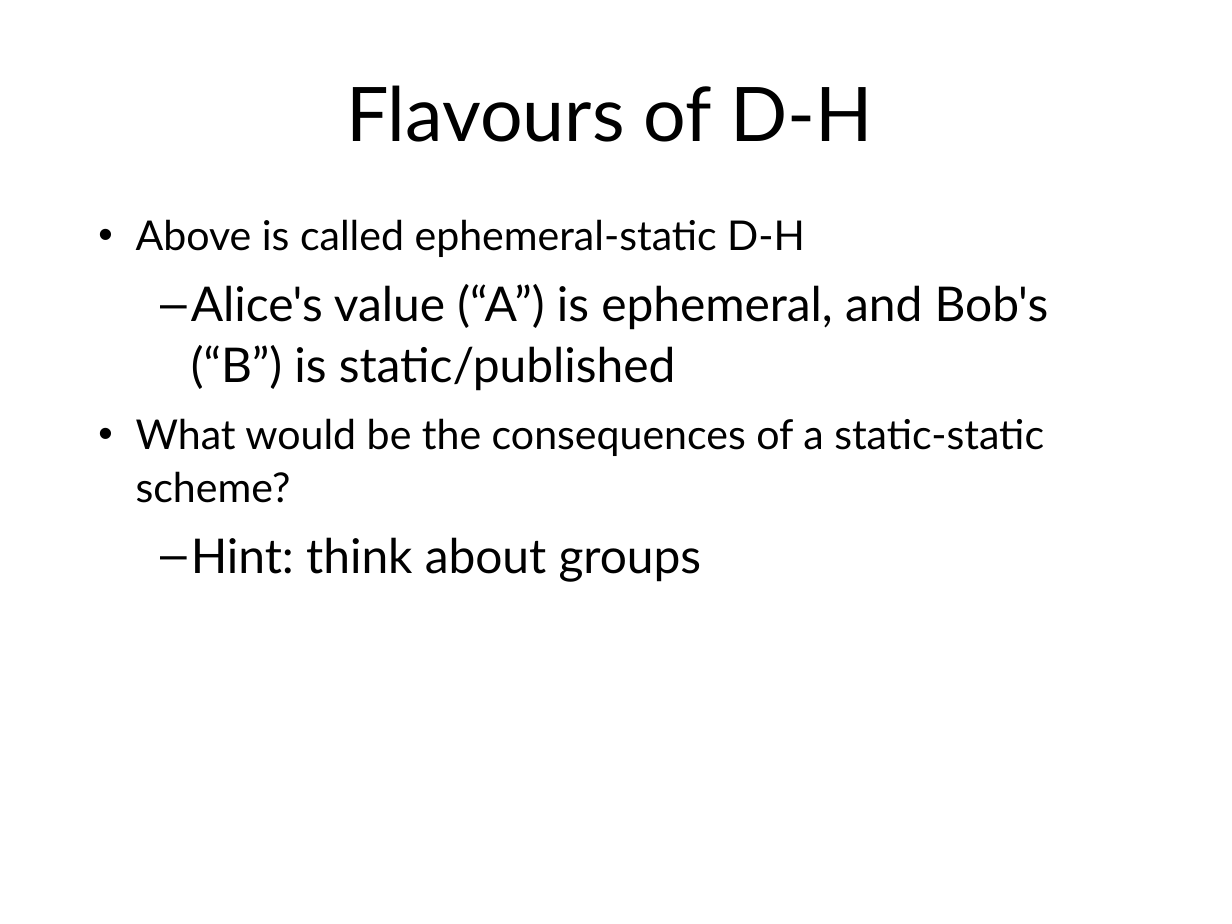
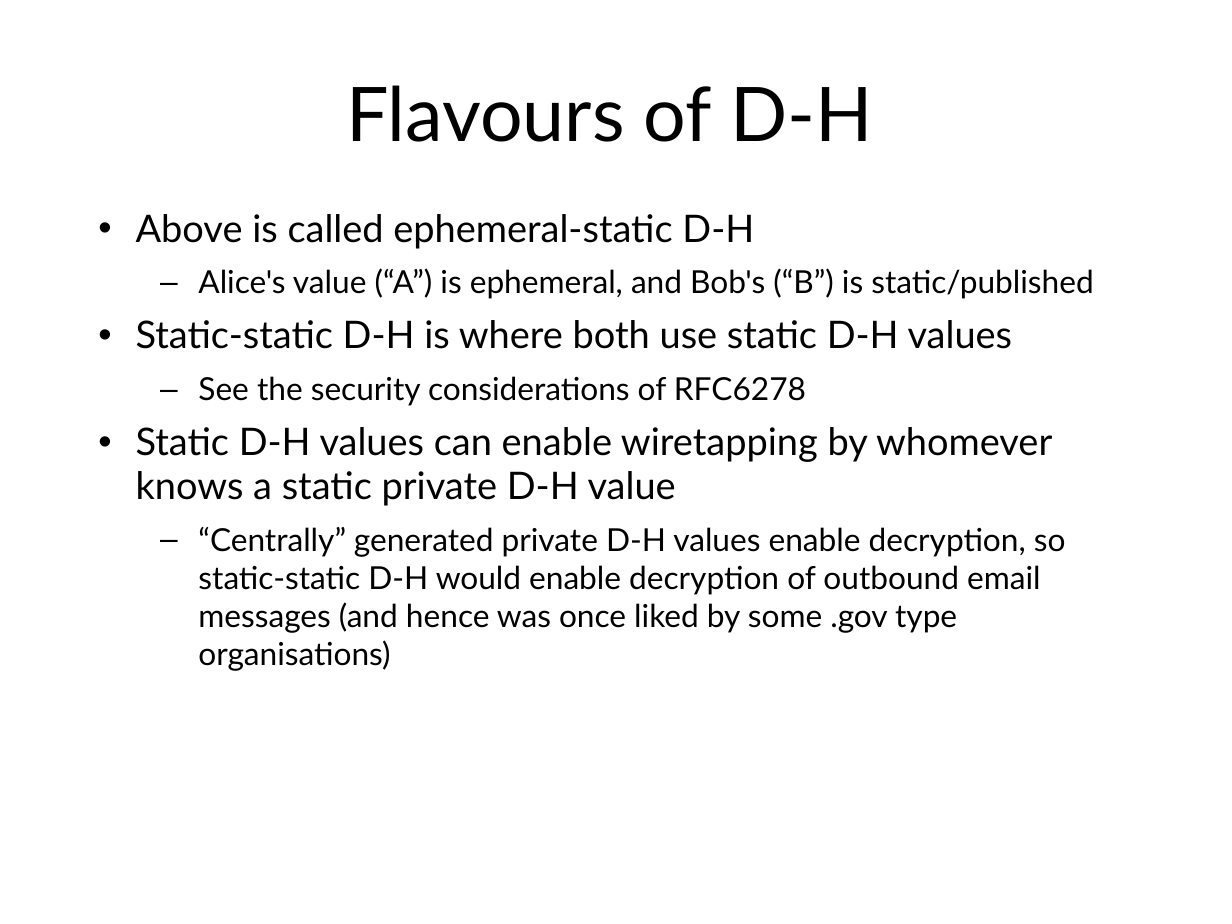
Before and after one commit to sftcd/cs7053, a slide deck: slide 137 of 2021lectures/04-crypto.odp (slide 136 before the commit). Drawn at 1232x924 pixels with LibreOffice and Linux fonts; fonts in the diff are those of the drawing. Boxes give left, top, right and bottom in pixels: in the first picture for what was removed or moved away, otherwise in the second. Text is boxed around its words. In the diff, an @@ line names an element or a change of style, - is before the commit and + after.

```diff
--- a/2021lectures/04-crypto.odp
+++ b/2021lectures/04-crypto.odp
@@ text at [136, 214, 1093, 299]: size 24 to 22.2 pt in "Above is called ephemeral-static D-H"; size 28 to 18.5 pt in "Alice's value (“A”) is ephemeral, and Bob's ..."; line spacing 1.01 to 0.91; indent changed; line spacing 1.06 to 1 @@
@@ text at [136, 320, 1066, 671]: text changed; size 24 to 18.5 pt @@
-• What would be the consequences of a static-static scheme?
-  – Hint: think about groups
+• Static-static D-H is where both use static D-H values
+  – See the security considerations of RFC6278
+• Static D-H values can enable wiretapping by whomever knows a static private D-H value
+  – “Centrally” generated private D-H values enable decryption, so static-static D-H would enable decryption of outbound email messages (and hence was once liked by some .gov type organisations)
```
Also in this commit, not shown: 5 other slides changed, 1 slide added, 1 slide removed, 2 other files.
